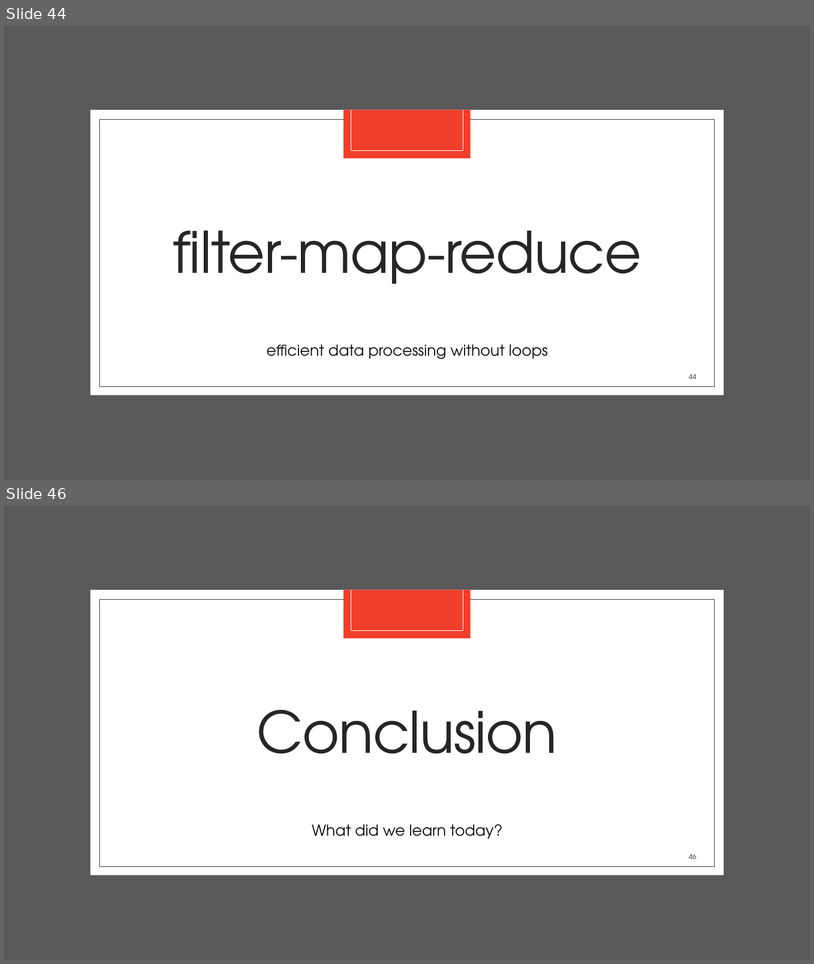
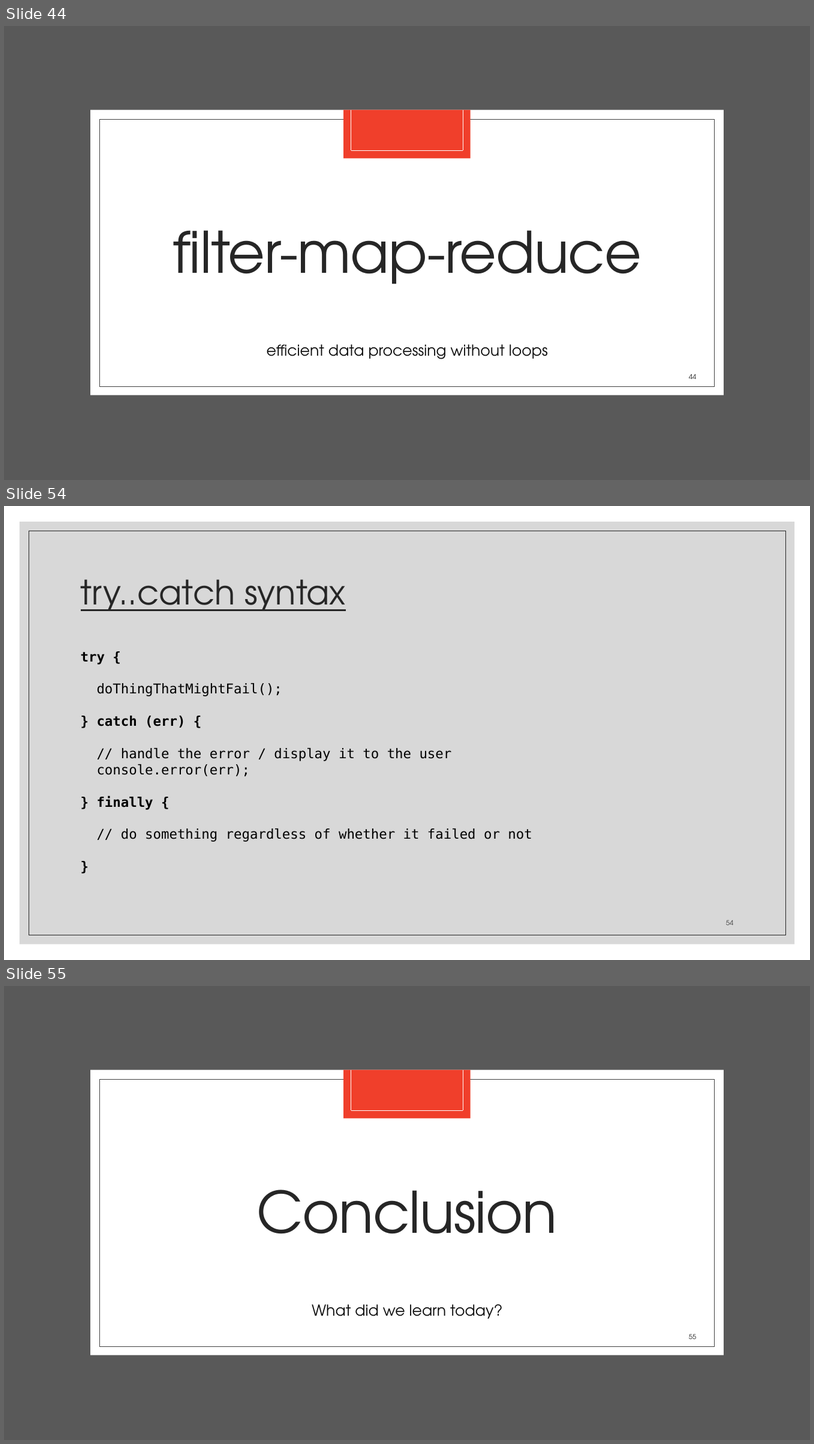
Before and after one commit to zackstotts/base-node-curriculum, a slide deck: unit_00/html_review/04 JavaScript.pptx. Shown one above the other, each under a label of ours: slides 44 and 46 before the commit, slides 44, 54 and 55 after it; the slides between them are not shown. The pictures are 814x964 and 814x1444 pixels, drawn with LibreOffice and Linux fonts; fonts in the diff are those of the drawing. Boxes give left, top, right and bottom in pixels: in the first picture for what was removed or moved away, otherwise in the second. Text is boxed around its words. In the diff, an @@ line names an element or a change of style, - is before the commit and + after.

```diff
--- a/unit_00/html_review/04 JavaScript.pptx
+++ b/unit_00/html_review/04 JavaScript.pptx
@@ slide 54 added at [4,506,810,960], background #FFFFFF @@
@@ rectangle added at [20,522,795,944], fill #BFBFBF at 60% opacity @@
@@ rectangle added at [29,531,786,935], outline #262626 0.5 pt @@
@@ title added at [81,579,345,611], 40 pt, text #262626, underline @@
+try..catch syntax
@@ text added at [81,652,532,841], 16 pt, text #000000 @@
+try {
+doThingThatMightFail();
+} catch (err) {
+// handle the error / display it to the user
+console.error(err);
+} finally {
+// do something regardless of whether it failed or not
+}
@@ page number added at [726,920,734,925], 8 pt, text #404040 @@
+54
@@ what was slide 46 is now slide 55 @@
@@ page number at [689,1333,696,1339]: text changed @@
-46
+55
```
Also in this commit, not shown: 1 slide changed, 8 other slides added.
